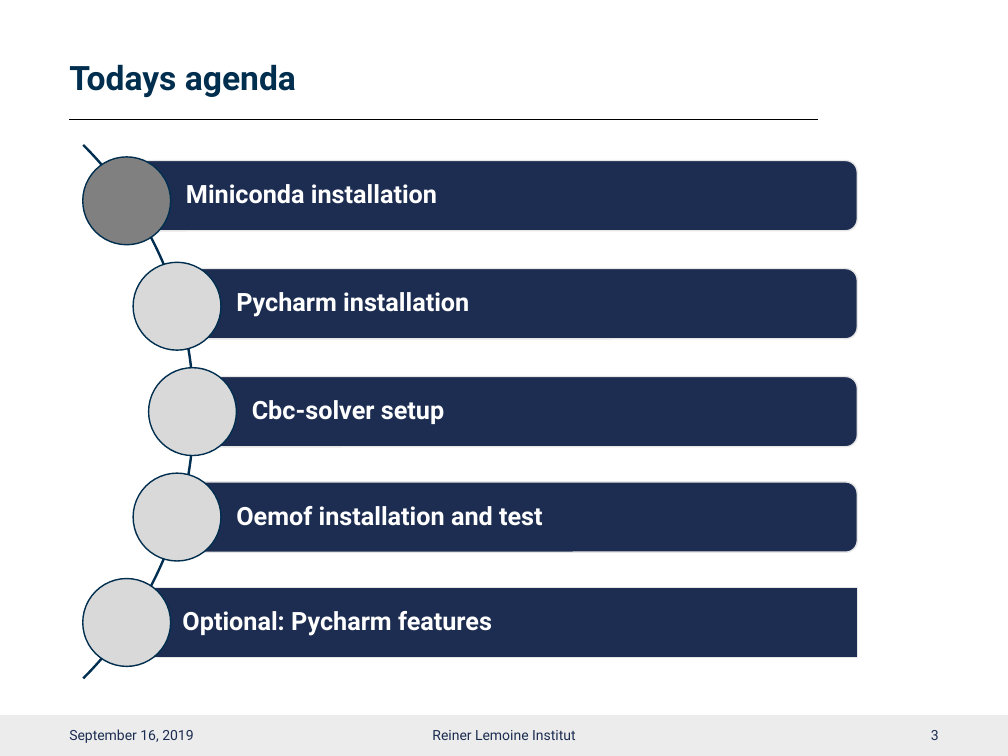
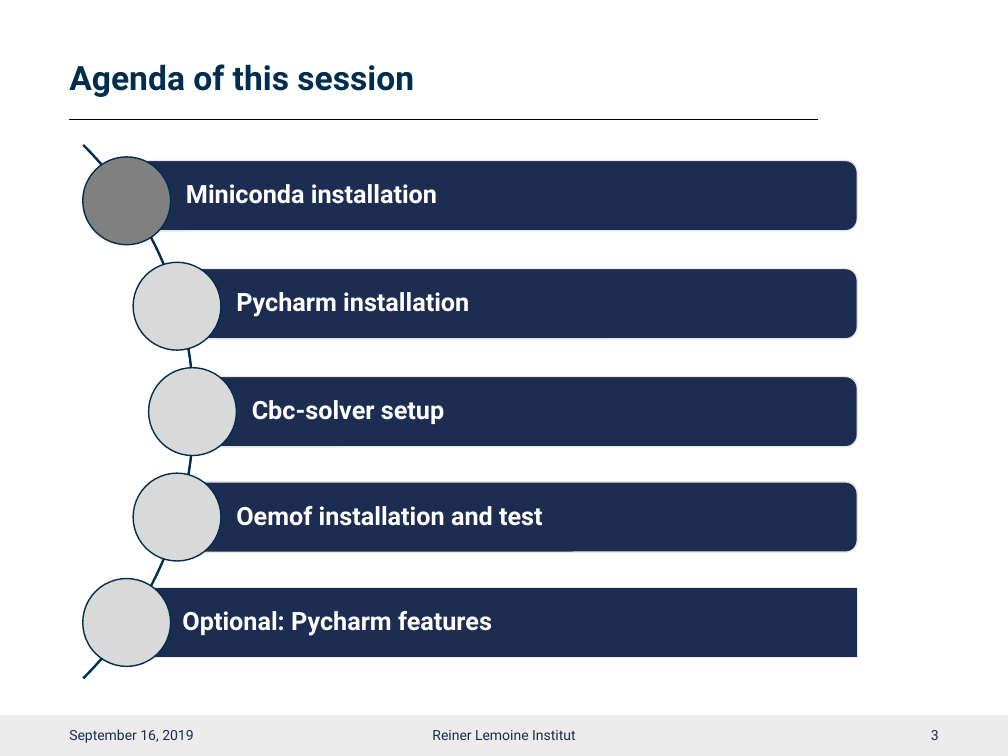
Before and after one commit to smartie2076/oemof_workshop, a slide deck: slide 4 of Oemof_Workshop_02_Installation.pptx. Drawn at 1008x756 pixels with LibreOffice and Linux fonts; fonts in the diff are those of the drawing; background and template pictures are left out. Boxes give left, top, right and bottom in pixels: in the first picture for what was removed or moved away, otherwise in the second. Text is boxed around its words. In the diff, an @@ line names an element or a change of style, - is before the commit and + after.

```diff
--- a/Oemof_Workshop_02_Installation.pptx
+++ b/Oemof_Workshop_02_Installation.pptx
@@ title at box(69, 64, 414, 97): text changed @@
-Todays agenda
+Agenda of this session
```
Also in this commit, not shown: 6 other slides changed, 7 other files.
